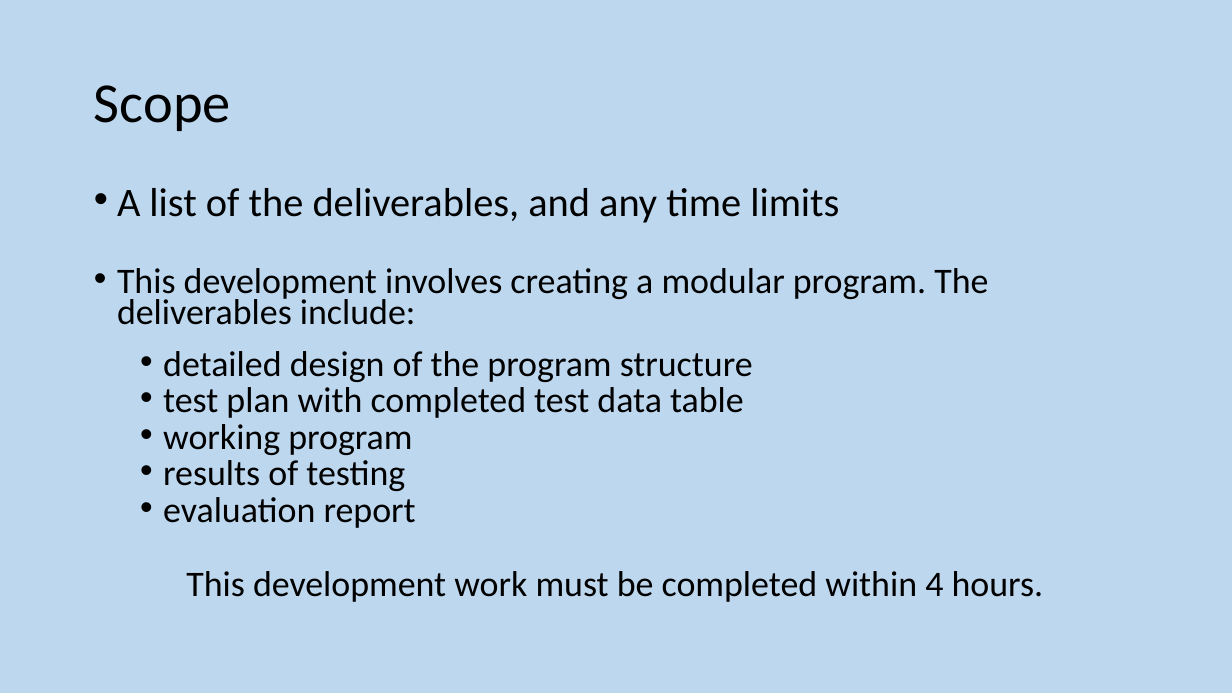
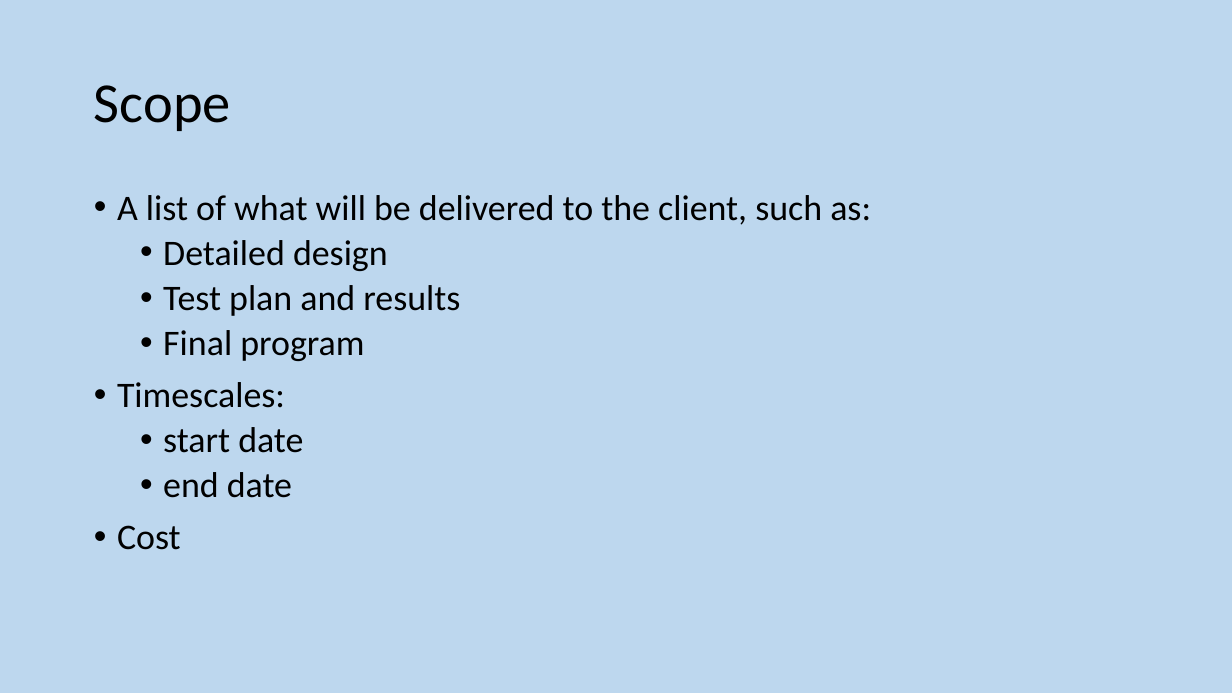
Before and after one commit to MrFriendCS/MrFriendCS.github.io, a slide deck: slide 141 of higher/sdd/H CS SDD Slides.pptx (slide 140 before the commit). Drawn at 1232x693 pixels with LibreOffice and Linux fonts; fonts in the diff are those of the drawing. Boxes give left, top, right and bottom in pixels: in the first picture for what was removed or moved away, otherwise in the second. Text is boxed around its words. In the diff, an @@ line names an element or a change of style, - is before the commit and + after.

```diff
--- a/higher/sdd/H CS SDD Slides.pptx
+++ b/higher/sdd/H CS SDD Slides.pptx
@@ text at [117, 195, 871, 550]: text changed @@
-• A list of the deliverables, and any time limits
-• This development involves creating a modular program. The deliverables include:
-  • detailed design of the program structure
-  • test plan with completed test data table
-  • working program
-  • results of testing
-  • evaluation report
-    This development work must be completed within 4 hours.
+• A list of what will be delivered to the client, such as:
+  • Detailed design
+  • Test plan and results
+  • Final program
+• Timescales:
+  • start date
+  • end date
+• Cost
```
Also in this commit, not shown: 4 other slides changed, 10 slides added, 4 slides removed.
